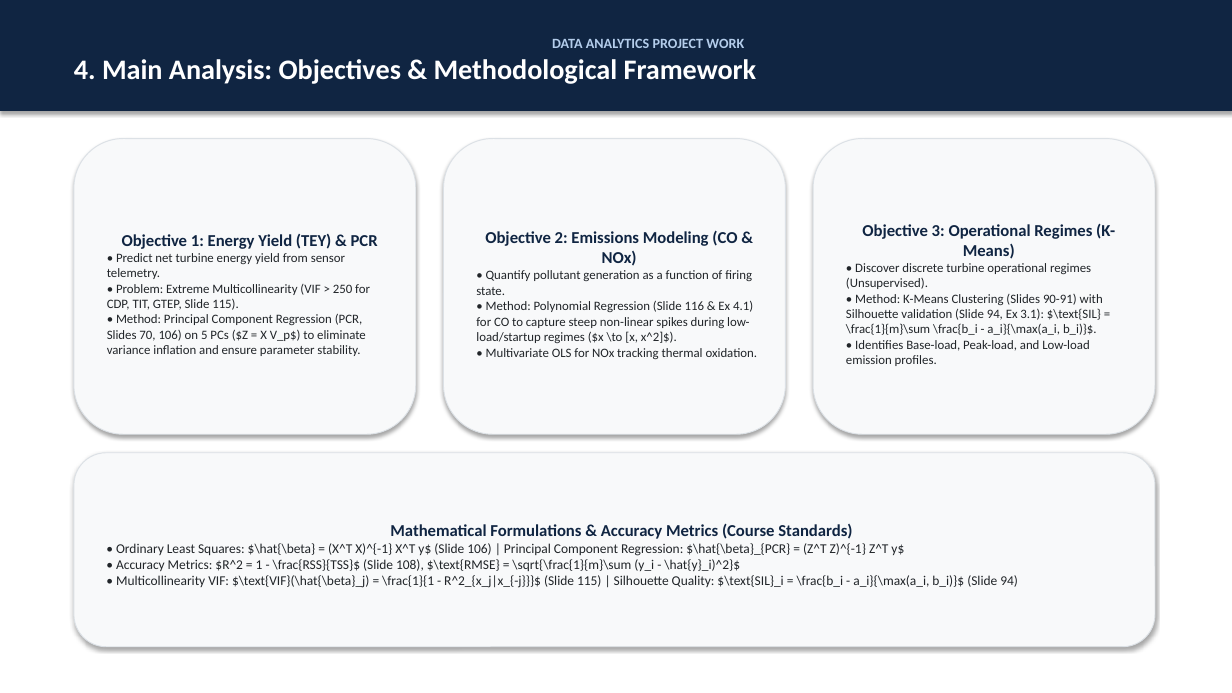
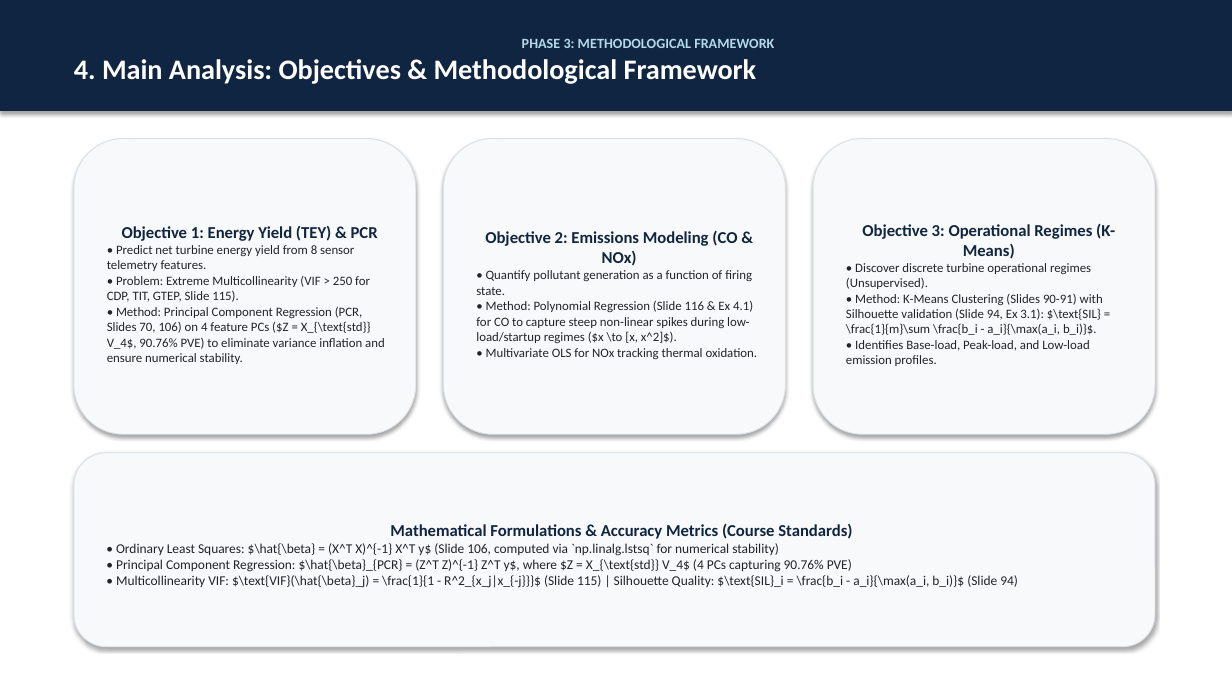
Before and after one commit to guidomariadifiore/DataAnalysisProject, a slide deck: slide 7 of presentation.pptx. Drawn at 1232x693 pixels with LibreOffice and Linux fonts; fonts in the diff are those of the drawing. Boxes give left, top, right and bottom in pixels: in the first picture for what was removed or moved away, otherwise in the second. Text is boxed around its words. In the diff, an @@ line names an element or a change of style, - is before the commit and + after.

```diff
--- a/presentation.pptx
+++ b/presentation.pptx
@@ text in rectangle at <box>522,38,774,48</box>: text changed; text colour #B4CDEB to #B4D7EB @@
-DATA ANALYTICS PROJECT WORK
+PHASE 3: METHODOLOGICAL FRAMEWORK
@@ text in rounded rectangle at <box>107,245,385,364</box>: text changed @@
-• Predict net turbine energy yield from sensor telemetry.
-• Problem: Extreme Multicollinearity (VIF > 250 for CDP, TIT, GTEP, Slide 115).
-• Method: Principal Component Regression (PCR, Slides 70, 106) on 5 PCs ($Z = X V_p$) to eliminate variance inflation and ensure parameter stability.
+• Predict net turbine energy yield from 8 sensor telemetry features.
+• Problem: Extreme Multicollinearity (VIF > 250 for CDP, TIT, GTEP, Slide 115).
+• Method: Principal Component Regression (PCR, Slides 70, 106) on 4 feature PCs ($Z = X_{\text{std}} V_4$, 90.76% PVE) to eliminate variance inflation and ensure numerical stability.
@@ text in rounded rectangle at <box>116,543,1018,588</box>: text changed @@
-• Ordinary Least Squares: $\hat{\beta} = (X^T X)^{-1} X^T y$ (Slide 106) | Principal Component Regression: $\hat{\beta}_{PCR} = (Z^T Z)^{-1} Z^T y$
-• Accuracy Metrics: $R^2 = 1 - \frac{RSS}{TSS}$ (Slide 108), $\text{RMSE} = \sqrt{\frac{1}{m}\sum (y_i - \hat{y}_i)^2}$
-• Multicollinearity VIF: $\text{VIF}(\hat{\beta}_j) = \frac{1}{1 - R^2_{x_j|x_{-j}}}$ (Slide 115) | Silhouette Quality: $\text{SIL}_i = \frac{b_i - a_i}{\max(a_i, b_i)}$ (Slide 94)
+• Ordinary Least Squares: $\hat{\beta} = (X^T X)^{-1} X^T y$ (Slide 106, computed via `np.linalg.lstsq` for numerical stability)
+• Principal Component Regression: $\hat{\beta}_{PCR} = (Z^T Z)^{-1} Z^T y$, where $Z = X_{\text{std}} V_4$ (4 PCs capturing 90.76% PVE)
+• Multicollinearity VIF: $\text{VIF}(\hat{\beta}_j) = \frac{1}{1 - R^2_{x_j|x_{-j}}}$ (Slide 115) | Silhouette Quality: $\text{SIL}_i = \frac{b_i - a_i}{\max(a_i, b_i)}$ (Slide 94)
```
Also in this commit, not shown: 6 other slides changed, 5 slides added, 4 other files.
